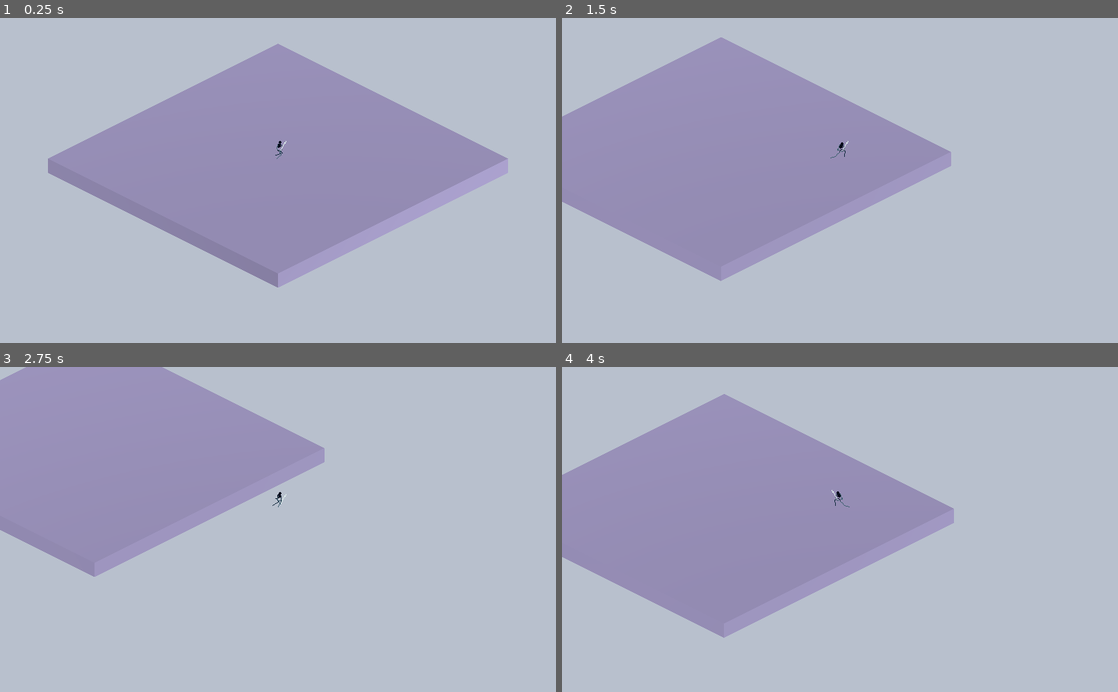
Above: before the commit, frames 1-4 (two rows, left to right).
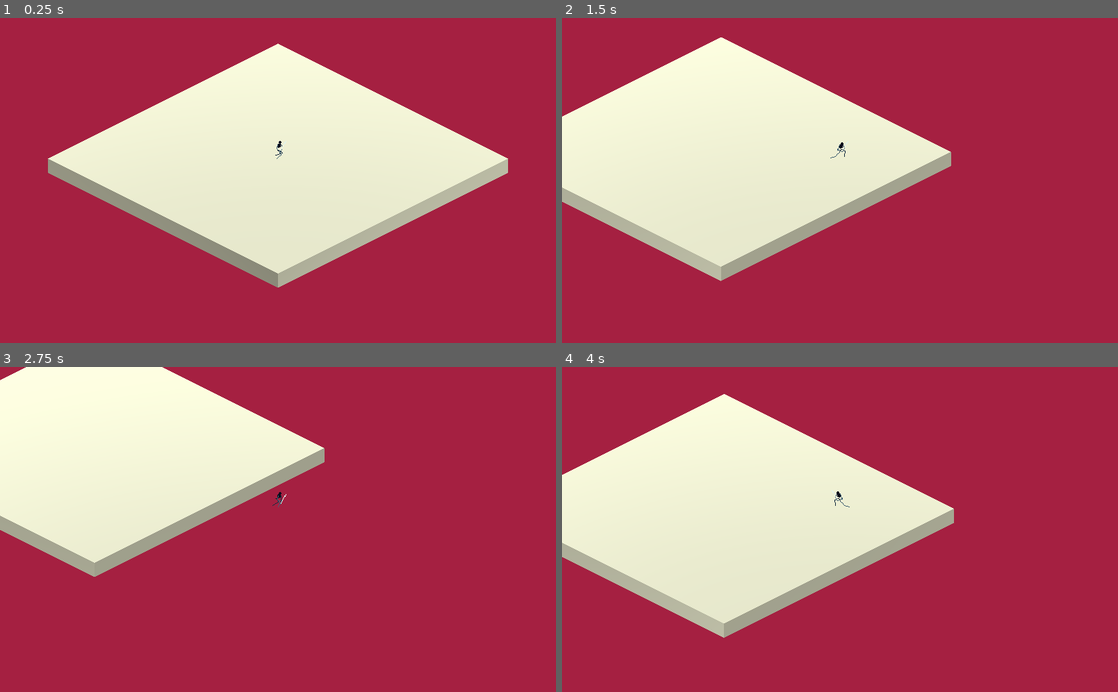
Above: after the commit, the same moments.

Repository: YottaYocta/Bushido
Game: Godot game, scene res://Main.tscn
The game is run twice, just before and just after one commit, with the same random seed, the same clock (stepped at 60 frames per second) and the same inputs.
Inputs:
- Up to frame 1 (0.25 s): no input
- Up to frame 2 (1.5 s): tap Enter at 0.5 s; hold Right (ui_right) 0.53-1.28 s; tap Space (jump) at 0.77 s; hold Down (ui_down) from 1.28 s (still down)
- Up to frame 3 (2.75 s): tap Space (jump) at 1.52 s; release Down (ui_down) at 2.03 s; hold Right (ui_right) from 2.03 s (still down)
- Up to frame 4 (4 s): release Right (ui_right) at 2.78 s; hold Up (ui_up) 2.78-3.53 s; tap Space (jump) at 3.02, 3.77 s; hold Left (ui_left) from 3.53 s (still down)

The runs differ from the first frame. In frame 1, 100% of the frame differs, in the area x 0-100%, y 0-100%; in frame 2, 100%; in frame 3, 100%; in frame 4, 100%.

Commit message:
added color scheme and concepts

Diff:
--- a/Main.tscn
+++ b/Main.tscn
@@ -5,12 +5,13 @@
 [sub_resource type="CubeMesh" id=4]
 
 [sub_resource type="SpatialMaterial" id=3]
-albedo_color = Color( 0.462745, 0.435294, 0.564706, 1 )
+albedo_color = Color( 0.933333, 0.941176, 0.827451, 1 )
 
 [sub_resource type="Environment" id=2]
 background_mode = 1
-background_color = Color( 0.72549, 0.756863, 0.807843, 1 )
+background_color = Color( 0.65098, 0.129412, 0.258824, 1 )
 ambient_light_color = Color( 1, 1, 1, 1 )
+ambient_light_energy = 0.0
 
 [node name="Main" type="Node"]
 
@@ -27,4 +28,4 @@
 environment = SubResource( 2 )
 
 [node name="DirectionalLight" type="DirectionalLight" parent="."]
-transform = Transform( -0.252269, 0.500518, 0.828156, 0.127112, -0.83128, 0.541126, 0.959272, 0.241778, 0.146084, 0, 1, 0 )
+transform = Transform( -0.278623, 0.895027, 0.348277, -0.0465436, -0.374795, 0.925939, 0.959272, 0.241778, 0.146084, -0.00130463, 1.68005, 0 )
Binary file added: concept/mint-jams-1x.png
Not shown, added: concept/mint-jams-1x.png.import
Not shown, added: concept/spritesheet.pxo
